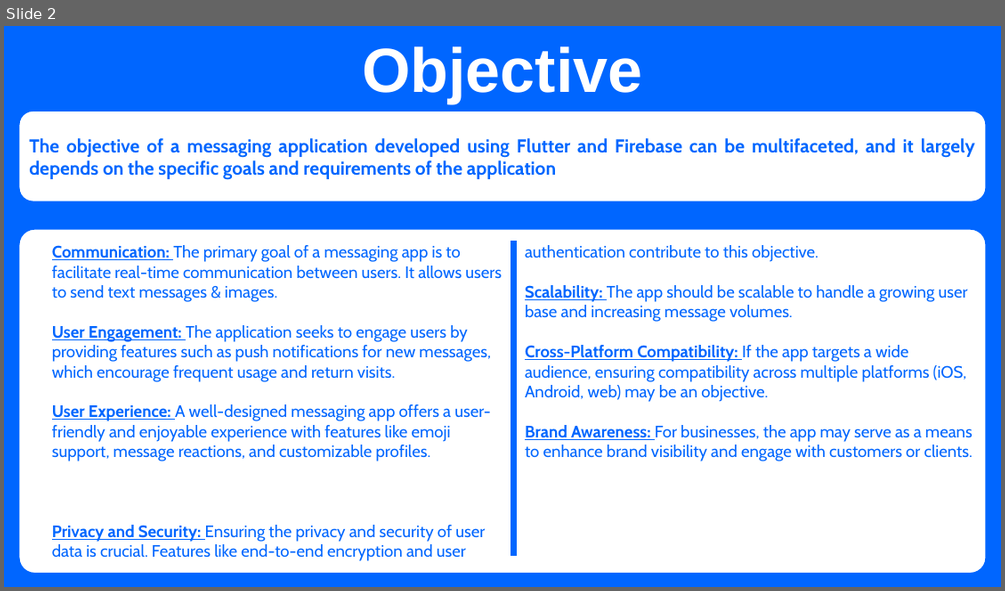
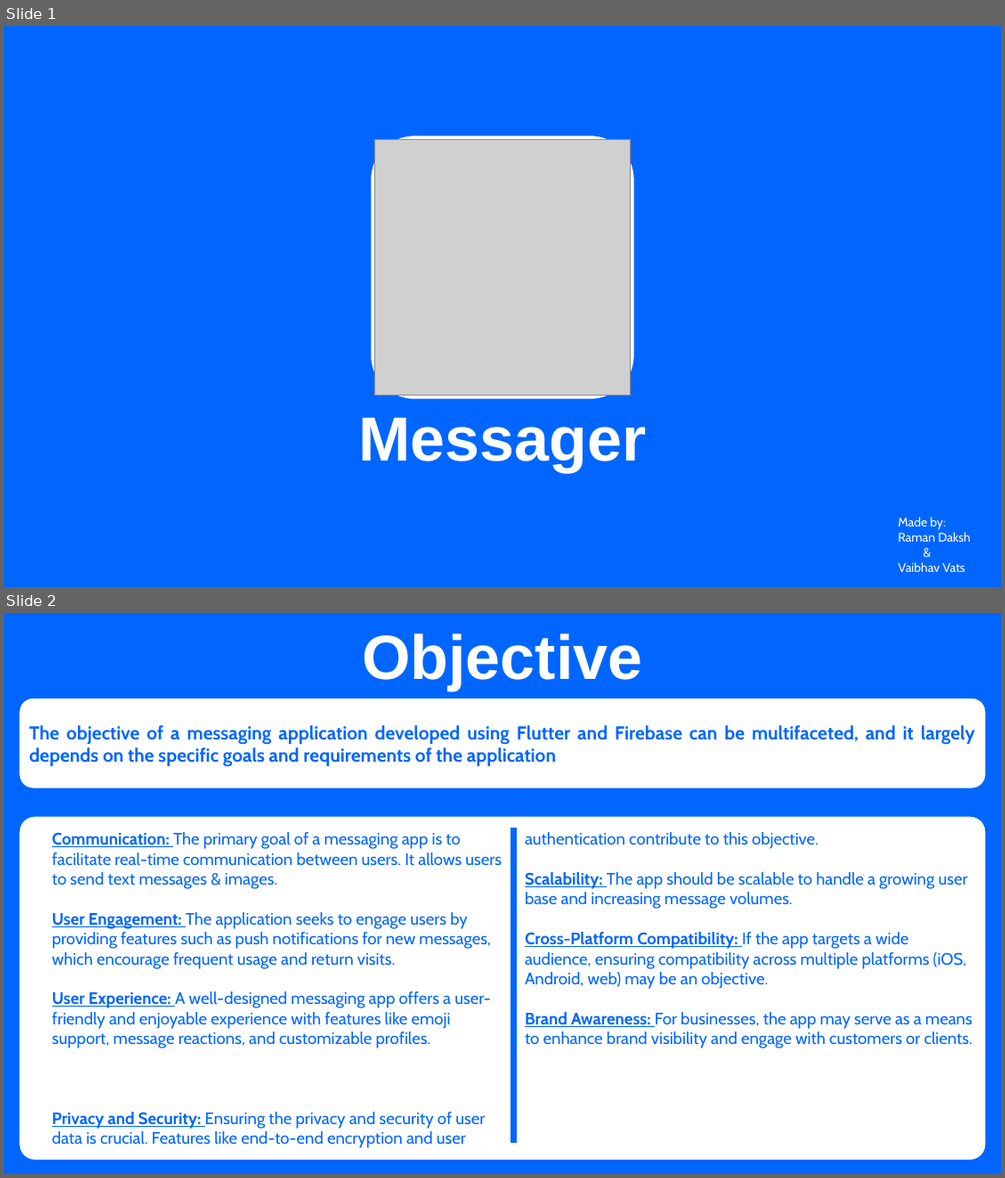
Before and after one commit to dakshraman/Messager, a slide deck: Messager.pptx. Shown one above the other, each under a label of ours: slide 2 before the commit, slides 1 and 2 after it. The pictures are 1005x591 and 1005x1178 pixels, drawn with LibreOffice and Linux fonts; fonts in the diff are those of the drawing; grey boxes stand for pictures. Boxes give left, top, right and bottom in pixels: in the first picture for what was removed or moved away, otherwise in the second. Text is boxed around its words. In the diff, an @@ line names an element or a change of style, - is before the commit and + after.

```diff
--- a/Messager.pptx
+++ b/Messager.pptx
@@ slide 1 added at (4, 26, 1001, 587), background #0066FF @@
@@ rounded rectangle added at (371, 135, 635, 400), fill #FFFFFF, outline #0066FF 2 pt @@
@@ picture added at (375, 140, 630, 394) @@
@@ text added at (359, 418, 647, 472), 60 pt, text #FFFFFF, bold @@
+Messager
@@ text added at (898, 516, 970, 572), 12 pt, text #FFFFFF @@
+Made by:
+Raman Daksh
+&
+Vaibhav Vats
```
Also in this commit, not shown: 2 other slides added, 1 slide removed.
